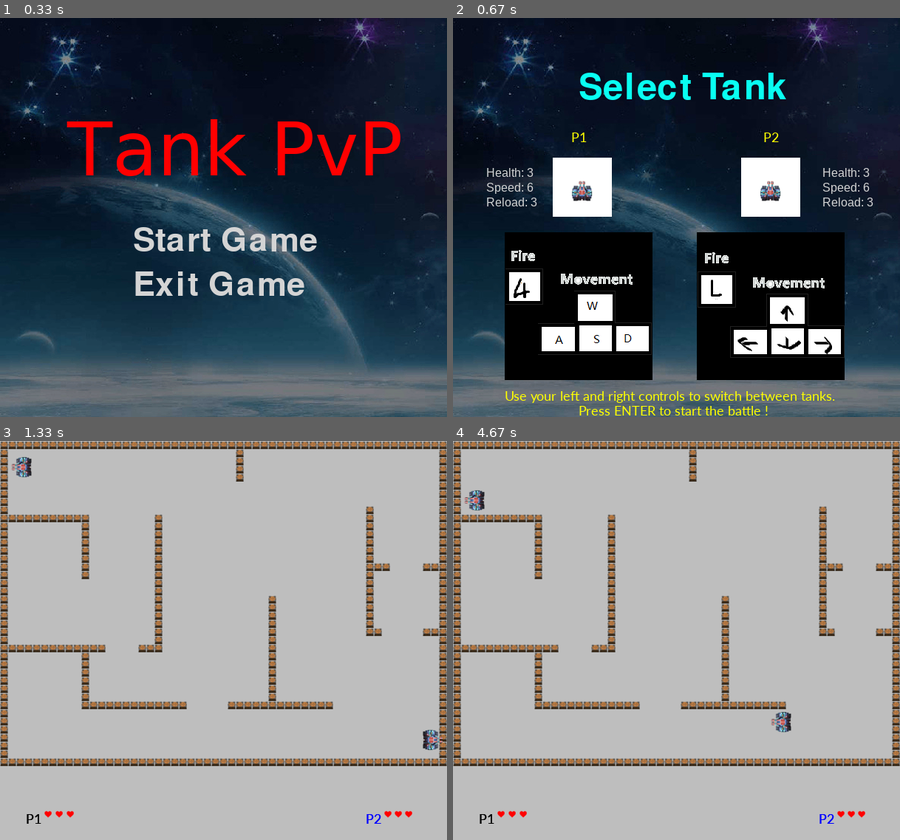
Above: before the commit, frames 1-4 (two rows, left to right).
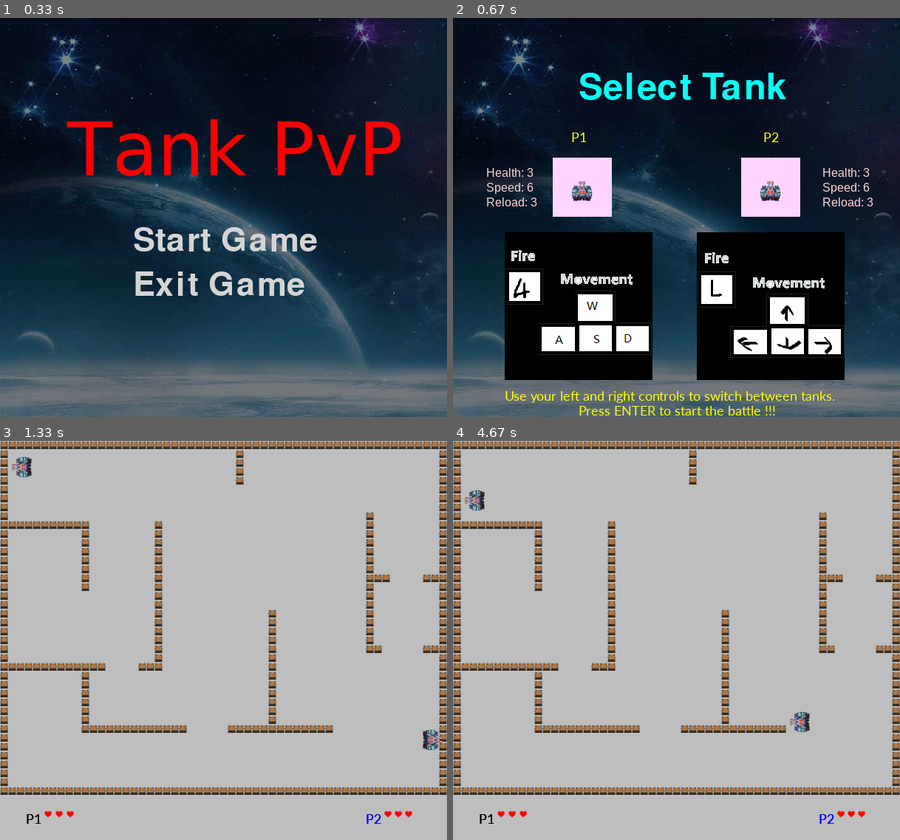
Above: after the commit, the same moments.

Repository: ThanhVu2702/Project_Pygame_Nhom18
Game: pygame game, started from ProJect_Pygame_Nhom18/BangBang/Tank2P/TankPvP.py
Same seed, same stepped clock (60 frames per second), same inputs: the game is played once before the commit and once after it.
Inputs (mouse positions are in pixels of both pictures, inside the frame that each line leads up to):
- Up to frame 1 (0.33 s): no input
- Up to frame 2 (0.67 s): click "Start Game" at 0.38 s
- Up to frame 3 (1.33 s): hold Enter 0.67-1.13 s; hold Right 0.67-1.13 s; move the mouse to (205, 656) at 0.7 s; tap A at 1.17 s
- Up to frame 4 (4.67 s): hold Up 2-2.47 s; hold Right 2.5-2.97 s; hold Left 3-3.53 s; tap 4 at 3.57 s; hold Down 3.9-4.2 s; hold S 3.9-4.2 s; hold Left 4.23-4.63 s; hold A 4.23-4.63 s

Frame 1 is identical in both runs. In frame 2, 4.0% of the frame differs, in the area x 7-94%, y 35-100%; in frame 3, 11%; in frame 4, 12%, in the area x 0-100%, y 2-89%.

Commit message:
mau hieu ung fix game

Diff:
--- a/ProJect_Pygame_Nhom18/BangBang/Tank2P/BangTinhDiem.txt
+++ b/ProJect_Pygame_Nhom18/BangBang/Tank2P/BangTinhDiem.txt
@@ -1,2 +1,2 @@
-1,1
+1,0
 2,0
--- a/ProJect_Pygame_Nhom18/BangBang/Tank2P/TankPvP.py
+++ b/ProJect_Pygame_Nhom18/BangBang/Tank2P/TankPvP.py
@@ -51,11 +51,12 @@
         player.pics = ver2
         player.image = ver2[0]
 
-############### xử lý đầu vào từ bàn phím để di chuyển tank theo các hướng, ngăn tank đi xuyên tường, đi xuyên player khác #######################
+############### SET UP DI CHUYỂN CỦA TANK #######################
 def movement(player):
 
     '''
-   Di chuyển trong trò chơi phụ thuộc vào phím được bấm, va chạm sẽ làm giảm vị trí của sprite để ngăn di chuyển qua các đối tượng khác.
+   di chuyển trong trò chơi phụ thuộc vào phím được bấm
+   xử lý đầu vào từ bàn phím để di chuyển tank theo các hướng, ngăn tank đi xuyên tường, đi xuyên player khác
     '''
     key = pygame.key.get_pressed()
     #tạo ra một cơ chế di chuyển liên tục cho sprite mà không bị gián đoạn khi người chơi giữ phím
@@ -98,7 +99,7 @@
         if player.direction == 'down':
             player.rect.top -= player.speed
 
-################################### SET UP HIỂN THỊ MÁU CỦA PLAYER TRONG TRẬN CHIẾN ###############################################################################
+################################### SET UP VỊ TRÍ MÁU CỦA PLAYER TRONG TRẬN CHIẾN ###############################################################################
 def drawPlayerHealth(player):
     #Hàm này cập nhật và in số máu của người chơi khi ở chế độ chiến đấu
     '''
@@ -114,7 +115,7 @@
     p2healthpos = [520,500]
     p2title = my_font4.render('P2', True, (0,0,255))
 
-    screen.blit(p1title, (35, 500)) # vị trí chữ P1, tọa độ x là 35 và y là 500 trên màn hình, thường thì đây là góc dưới bên trái.
+    screen.blit(p1title, (35, 500)) # vị trí chữ P1 (góc dưới bên trái màn hình)
     screen.blit(p2title, (495, 500)) # Khi giá trị của tọa độ x tăng, đối tượng di chuyển sang bên phải; tọa độ y tăng,di chuyển xuống dưới.
 
     #duyệt số lượng máu của người chơi và hiển thị nó trên màn hình tương ứng với vị trí của người chơi 1 hoặc người chơi 2
@@ -174,35 +175,35 @@
 ######################################## SET UP MAP #######################################################################
 def readMap():
     '''
-    chọn một map từ tệp, đọc và phân tích từng dòng của nó, nơi mỗi ô trong tệp được phân cách bởi dấu phẩy.
-    Khi đọc mỗi ô, phương pháp này gán hình ảnh cho mỗi ô và có thể tiến hành chỉnh sửa ô nếu cần thiết
-    '''
-    Map = open(random.choice(maps), 'r')
-
-    x = 0 #Biến x và y bắt đầu từ giá trị 0 và được dùng để theo dõi vị trí khi xử lý tệp để thêm sprite.
+    chọn một map từ tệp, đọc và phân tích từng dòng của nó, nơi mỗi ô trong tệp cách nhau bởi dấu phẩy,dấu chấm ('.') đại diện cho các tile (tường)
+    Khi đọc mỗi ô, phương pháp này gán hình ảnh tường cho mỗi ô và có thể tiến hành chỉnh sửa ô nếu cần thiết
+    '''
+    Map = open(random.choice(maps), 'r') #Mở một file bản đồ ngẫu nhiên từ danh sách maps với quyền đọc ('r').
+
+    x = 0 # kiểm soát vị trí x và y trên bản đồ khi đặt các tiles
     y = 0
 
     '''
-    tạo ra một bức tường từ các tiles có kích thước 11x11 pixel, biểu diễn bởi các dấu chấm trong tệp đầu vào.
+    tạo ra một bức tường từ các tiles có kích thước 12x12 pixel, biểu diễn bởi các dấu chấm trong tệp đầu vào.
     '''
     for l in Map:
-        builtup = l.split(',') #tách dòng thành một danh sách các chuỗi
-        builtup[-1] = builtup[-1].strip('\n')
+        builtup = l.split(',') #Tách dòng hiện tại thành một list builtup bằng cách phân chia theo dấu phẩy
+        builtup[-1] = builtup[-1].strip('\n')  # Loại bỏ ký tự xuống dòng ở cuối mỗi dòng trong list builtup.
         for D in builtup:
             if D == '.':
                 tile = pygame.sprite.Sprite()
                 tile.image = tiles
-                tile.rect = pygame.Rect(x, y, 11, 11)
+                tile.rect = pygame.Rect(x, y, 12, 12)
                 walls.add(tile)
-                y += 11
-            else:
-                y += 11
+                y += 12             #Tăng y sau mỗi tile và di chuyển để đặt tile tiếp theo theo chiều dọc.
+            else:                # Nếu phần tử không phải là dấu chấm, chỉ tăng y và không tạo sprite
+                y += 12
         x += 11
         y = 0
 
     Map.close()
 
-################################## SET UP MENU GAME#############################################################################
+################################## SET UP MENU GAME #############################################################################
 def gameMenu(thisStage):
     '''
     cải thiện menu game bằng cách đặt nền nhạc, và hiển thị tiêu đề cùng với hai lựa chọn:
@@ -218,12 +219,12 @@
 
     Title = my_font.render('Tank PvP', True, (255, 0, 0)) # set up tiêu đề game màu đỏ
 
-    #Mã tạo hình chữ nhật (text_rect) xung quanh Title, canh giữa theo ngang và ở trên màn hình theo dọc, làm Title nổi bật.
+    #tạo hình chữ nhật (text_rect) xung quanh Title, canh giữa theo chiều ngang ở trên màn hình dọc, làm Title nổi bật.
     text_rect = Title.get_rect(center=(screen.get_width() / 2, screen.get_height() / 4))
     # in dòng chữ lên màn hình
     screen.blit(Title, text_rect)
 
-    Start_label = my_font2.render('Start Game', True, (212,212,212))
+    Start_label = my_font2.render('Start Game', True, (212,212,212)) #Tạo surface chứa văn bản "Start Game", tham số True giúp hình ảnh rõ nét hơn
     Exit_label = my_font2.render('Exit Game', True, (212,212,212))
 
     Srect = Rect(210,280,421,339)         #hiệu ứng khi trỏ chuột vào
@@ -235,25 +236,26 @@
             Opt = 0
             '''
             Nếu vị trí chuột (x, y) nằm trong phạm vi của hình chữ nhật Srect
-            tức là vùng mà label "Start Game" chiếm giữ trên màn hình, chữ "Start Game" sẽ được làm nổi bật
+            tức là vùng mà label "Start Game", "Exit Game"
             '''
             if Srect[0] < x <Srect[2] and Srect[1] < y < Srect[3]:
                 my_font2.set_underline(True)
                 Start_label = my_font2.render('Start Game', True, (255,255,0)) # nháy màu vàng, phần gạch chân cũng vậy
-                screen.blit(Start_label, (185,280))
+                screen.blit(Start_label, (183,280))
                 pygame.display.flip()
 
                 Opt = 1 #biến Opt được đặt thành 1, label "Start Game" đang được chọn. Khi người chơi nhấp chuột, có thể sẽ có sự kiện diễn ra tùy vào giá trị của Opt.
 
             elif Erect[0] < x < Erect[2] and Erect[1] < y < Erect[3]:
 
-                my_font2.set_underline(True)
+                my_font2.set_bold(True)
                 Exit_label = my_font2.render('Exit Game', True, (255,0,0))
-                screen.blit(Exit_label, (185, 340))
+                screen.blit(Exit_label, (170, 340))
                 pygame.display.flip()
 
                 Opt = 2
 
+            my_font2.set_bold(False) #tắt hiệu ứng gạch dưới
             my_font2.set_underline(False)
             Start_label = my_font2.render('Start Game', True, (212,212,212)) #set up màu cho label Star Game
             Exit_label = my_font2.render('Exit Game', True, (212,212,212))
@@ -261,8 +263,8 @@
             screen.blit(screenPIC, (0,0))
             screen.blit(Title, (90,120))  # căn giữa Tank2P
             screen.blit(Start_label, (180,280))                 #tọa độ chuỗi Start Game
-            screen.blit(Exit_label, (180, 340))
-            pygame.display.flip()
+            screen.blit(Exit_label, (180, 340))            #blit: viết nội dung lên screen
+            pygame.display.flip()                          #cập nhật nội dung trên screen
 
             for ev in pygame.event.get():
                 if ev.type == QUIT:
@@ -270,7 +272,7 @@
                     run = False
                     starting = False
                     selecting = False
-                    battling = False           #các biến được trả về false để kết thúc các trạng thái, các biến ở dòng 213
+                    battling = False           #các biến cục bộ được trả về false để kết thúc các trạng thái
                     end = False
                     thisStage = False
 
@@ -298,7 +300,7 @@
 
     pygame.mixer.music.load(musicList[1])    # chỉ số [1] cho biết rằng nó đang tải bản nhạc thứ hai trong danh sách
     pygame.mixer.music.set_volume(0.4)      #mức âm lượng được set up ở mức 40%
-    pygame.mixer.music.play(-1)              #phát nhạc mãi mãi
+    pygame.mixer.music.play(-1)              #phát nhạc mãi mãi, nếu hết nhạc thì phát lại tiếp
 
     Opt1 = 0
     Opt2 = 0                                   #Opt1 - Opt2 các cài đặt của player1 - player2
@@ -318,15 +320,15 @@
     p2Title = my_font4.render('P2', True, (255,255,0))
 
     instruction = my_font4.render('Use your left and right controls to switch between tanks.', True, (255,255,0))
-    instruction2 = my_font4.render('Press ENTER to start the battle !', True, (255,255,0))
+    instruction2 = my_font4.render('Press ENTER to start the battle !!!', True, (255,255,0))
 
     options = [imageUp_v1,imageUp_v2]                  #tạo danh sách chứa các ảnh của 2 phiên bản tank
     stats = {0:['3', '6', '3'], 1:['6','3','1']}
 
     DisplaySurf = pygame.Surface((80,80))
-    DisplaySurf.fill((255,255,255))                 #tạo ô nền màu trắng
+    DisplaySurf.fill((255,212,255))                 #tạo ô nền cho tank
     DisplaySurf2 = pygame.Surface((80,80))
-    DisplaySurf2.fill((255,255,255))
+    DisplaySurf2.fill((255,212,255))
 
     while thisStage:
         for ev in pygame.event.get():
@@ -338,16 +340,16 @@
                 end = False
                 thisStage = False
             elif ev.type == KEYDOWN:
-                if ev.key == K_RETURN:
+                if ev.key == K_RETURN: #Khi nhấn phím ENTER, dừng âm nhạc, gọi hàm readMap() để tải bản đồ, sau đó gọi hàm player_classes() với Opt1 và player1, rồi Opt2 và player2; thiết lập selecting và thisStage thành False để chuyển sang giai đoạn khác.
                     pygame.mixer.music.stop()
                     readMap()
                     player_classes(Opt1, player1)
                     player_classes(Opt2, player2)
                     selecting = False
                     thisStage = False
-                elif ev.key == K_a:
+                elif ev.key == K_a: # đối với player1 sử dụng phím A or D để lựa chọn tank
                     if Opt1 == 0:
-                        Opt1 = 1                                   #long nest if states are unavoidable, since inputs are meant for 2 users
+                        Opt1 = 1
                     else:
                         Opt1 -= 1
                 elif ev.key == K_d:
@@ -355,7 +357,7 @@
                         Opt1 = 0
                     else:
                         Opt1 += 1
-                elif ev.key == K_LEFT:
+                elif ev.key == K_LEFT:  #đối với player1 sử dụng phím <-- or --> để lựa chọn tank
                     if Opt2 == 0:
                         Opt2 = 1
                     else:
@@ -366,12 +368,12 @@
                     else:
                         Opt2 += 1
 
-        p1statsHealth = my_font5.render('Health: ' + stats[Opt1][0], True, (212,212,212))
-        p1statsSpeed = my_font5.render('Speed: ' + stats[Opt1][1],True, (212,212,212))
-        p1statsReload = my_font5.render('Reload: ' + stats[Opt1][2], True, (212,212,212))   #these renders needs to be in the loop because as users switch
-        p2statsHealth = my_font5.render('Health: ' + stats[Opt2][0], True, (212,212,212))   #between tanks, the stats info needs to update
-        p2statsSpeed = my_font5.render('Speed: ' + stats[Opt2][1],True, (212,212,212))
-        p2statsReload = my_font5.render('Reload: ' + stats[Opt2][2], True, (212,212,212))
+        p1statsHealth = my_font5.render('Health: ' + stats[Opt1][0], True, (255,212,212))
+        p1statsSpeed = my_font5.render('Speed: ' + stats[Opt1][1],True, (255,212,212))
+        p1statsReload = my_font5.render('Reload: ' + stats[Opt1][2], True, (255,212,212))   #these renders needs to be in the loop because as users switch
+        p2statsHealth = my_font5.render('Health: ' + stats[Opt2][0], True, (255,212,212))   #between tanks, the stats info needs to update
+        p2statsSpeed = my_font5.render('Speed: ' + stats[Opt2][1],True, (255,212,212))
+        p2statsReload = my_font5.render('Reload: ' + stats[Opt2][2], True, (255,212,212))
 
         screen.blit(screenPIC, (0,0))
         screen.blit(Title, (170, 70)) # tọa độ dòng chữ Select Tank
@@ -395,28 +397,32 @@
         screen.blit(instructionP1, (70, 290))
         screen.blit(instructionP2, (330, 290))
 
-        screen.blit(instruction, (70, 500)) #tọa độ của dòng chữ "Use your left and right controls to switch between tanks..."
+        screen.blit(instruction, (70, 500)) #tọa độ của dòng chữ "Use your left and right controls..."
         screen.blit(instruction2, (170, 520))
         pygame.display.flip()
 
+################################# SET UP TRẬN ĐẤU ########################################################################
+import math
+# Hàm tính khoảng cách giữa hai điểm
+def distance(point1, point2):
+    return math.sqrt((point1[0] - point2[0]) ** 2 + (point1[1] - point2[1]) ** 2)
+
 def battleScreen(thisStage):
-    #blits the battle, test out sprite collisions, pseudocode are show at the begining
-    '''
-    parameters: thisStage, needs to be True to execute the function,
-    return: None, animates the game interaction
-    '''
-    global run, end         #needs to be global because the change to these variable here are local changes
-                            #global update the changes outside of this funciton.
+    '''
+    quản lý màn hình chiến đấu trong game bằng cách xử lý các sự kiện, di chuyển,
+    cập nhật trạng thái đạn, xử lý va chạm, và hiển thị các đối tượng trên màn hình, kết thúc trò chơi khi người chơi hết máu.
+    '''
+    global run, end         #biến cục bộ sẽ update các thay đổi của function
     pygame.mixer.music.load(musicList[2])
     pygame.mixer.music.set_volume(0.4)
     pygame.mixer.music.play(-1)
 
-    timer = 0
+    timer = 0  #Khởi tạo biến đếm để điều chỉnh thời gian nghỉ giữa các lần bắn của người chơi
     timer2 = 0
 
     while thisStage:
-        fps = clock.tick(30)
-        timer += 1
+        fps = clock.tick(30)  #điều chỉnh fps giúp game mượt hơn
+        timer += 1  #Mỗi vòng lặp, timer và timer2 tăng lên 1, giúp đếm số lần lặp xảy ra và có thể dùng để kiểm soát thời gian nghỉ giữa các lần bắn
         timer2 += 1
         for ev in pygame.event.get():
             if ev.type == QUIT:
@@ -426,10 +432,14 @@
                 thisStage = False
                 end = False
 
-        movement(player1)               #governs the player movement, as well as collision with each other and walls
+        movement(player1)    #xử lý di chuyển, va chạm (p1-p2-tường)
         movement(player2)
         bullet_update()
-        key = pygame.key.get_pressed()
+        key = pygame.key.get_pressed() #kiêmr tra các phím được nhấn
+
+
+        #Khi người chơi nhấn phím bắn sau hết thời gian cooldown của lần bắn trước, hệ thống sẽ phát âm thanh bắn và tạo viên đạn mới cho người chơi đó
+        #Bộ đếm thời gian (timer cho người chơi 1 và timer2 cho người chơi 2) sẽ được đặt lại về 0 để chuẩn bị cho lần bắn tiếp theo
 
         if key[player1.keys[4]]:
             if timer >= player1.cooldown:
@@ -444,14 +454,17 @@
                 timer2 = 0
 
         for bullets in bulletgroup:
-            if pygame.sprite.collide_rect(bullets,player1):
+            if pygame.sprite.collide_rect(bullets,player1): #check viên đạn có trúng p1 không
                 bulletgroup.remove(bullets)
                 player1.health -= 1
-                explode.play()
-                screen.blit(explosion, player1.rect)
-                pygame.display.flip()
+                explode.play() #phát âm thanh vuno
+                screen.blit(explosion, player1.rect) #in hình ảnh vuno tại vị trí p1
+                pygame.display.flip() #update screen để hiển thị hình ảnh vuno
                 time.sleep(1)
-                player1.rect.center = spawnpoints[random.randint(0,2)]
+                # Tìm vị trí respawn cách xa player2 nhất, đẻ lúc random lại vị trí nó không đứng gần player cũ
+                farthest_point = max(spawnpoints, key=lambda point: distance(point, player2.rect.center))
+                player1.rect.center = farthest_point
+
 
             if pygame.sprite.collide_rect(bullets,player2):
                 bulletgroup.remove(bullets)
@@ -460,7 +473,9 @@
                 screen.blit(explosion, player2.rect)
                 pygame.display.flip()
                 time.sleep(1)
-                player2.rect.center = spawnpoints[random.randint(0,2)]
+                # Tìm vị trí respawn cách xa player1 nhất
+                farthest_point = max(spawnpoints, key=lambda point: distance(point, player1.rect.center))
+                player2.rect.center = farthest_point
             if pygame.sprite.spritecollide(bullets,walls,False):
                 explode.play()
                 bulletgroup.remove(bullets)
@@ -477,18 +492,18 @@
         pygame.display.flip()
         pygame.display.update()
 
-        if player1.health == 0 or player2.health == 0:
+        if player1.health == 0 or player2.health == 0: #nếu 1 trong 2 player hết sạch máu thì kết thúc trò chơi,màn hình kết thúc sẽ hiển thị kết quả tỉ số
             pygame.mixer.music.stop()
             battling = False
             thisStage = False
             endScreen(end)
 
 
+
 def endScreen(thisStage):
     #determines the winner, calculate scores, shows the end screen, as well as clean up, pseudocode are show at the begining
     '''
-    parameters: thisStage, needs to be true to execute this function
-    returns: None
+
     '''
     global run, starting, selecting
 
@@ -516,7 +531,7 @@
             scoredata['2'] +=1
 
     scores = open('ProJect_Pygame_Nhom18/BangBang/Tank2P/BangTinhDiem.txt', 'w')
-    scores.write('1,' + str(scoredata['1']) + '\n')         #record the win
+    scores.write('1,' + str(scoredata['1']) + '\n')
     scores.write('2,' + str(scoredata['2']) + '\n')
     scores.close()
 
@@ -550,12 +565,12 @@
                     pygame.mixer.music.stop()
                     thisStage = False
                 elif ev.key == K_r:
-                    scoredata['1'] = 0        #reset the scores if one player gets mad and wants to restart all over
+                    scoredata['1'] = 0        #nhấn phím R để reset bảng điểm
                     scoredata['2'] = 0
 
     scores = open('ProJect_Pygame_Nhom18/BangBang/Tank2P/BangTinhDiem.txt', 'w')
     scores.write('1,' + str(scoredata['1']) + '\n')
-    scores.write('2,' + str(scoredata['2']) + '\n')         #final recording and updating just to be safe
+    scores.write('2,' + str(scoredata['2']) + '\n')         #update kết quả trong fie txt
     scores.close()
 
     starting = True
